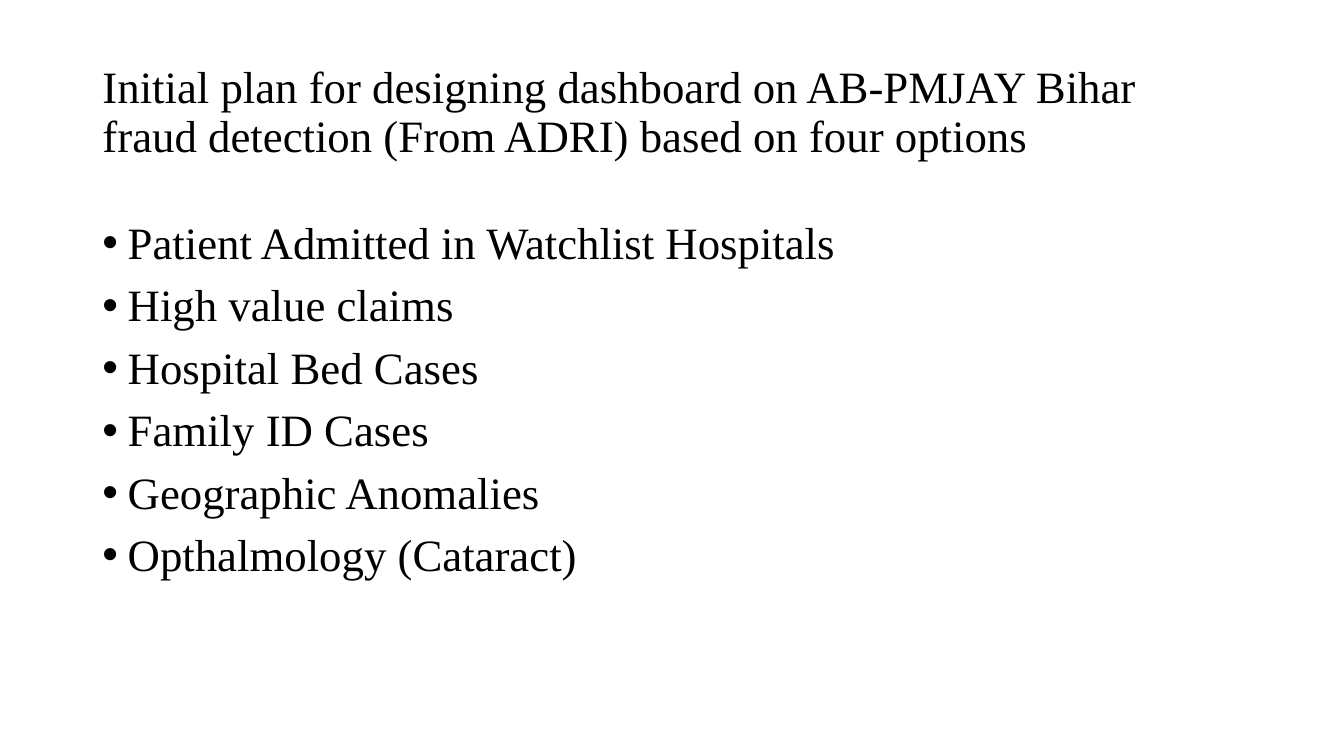
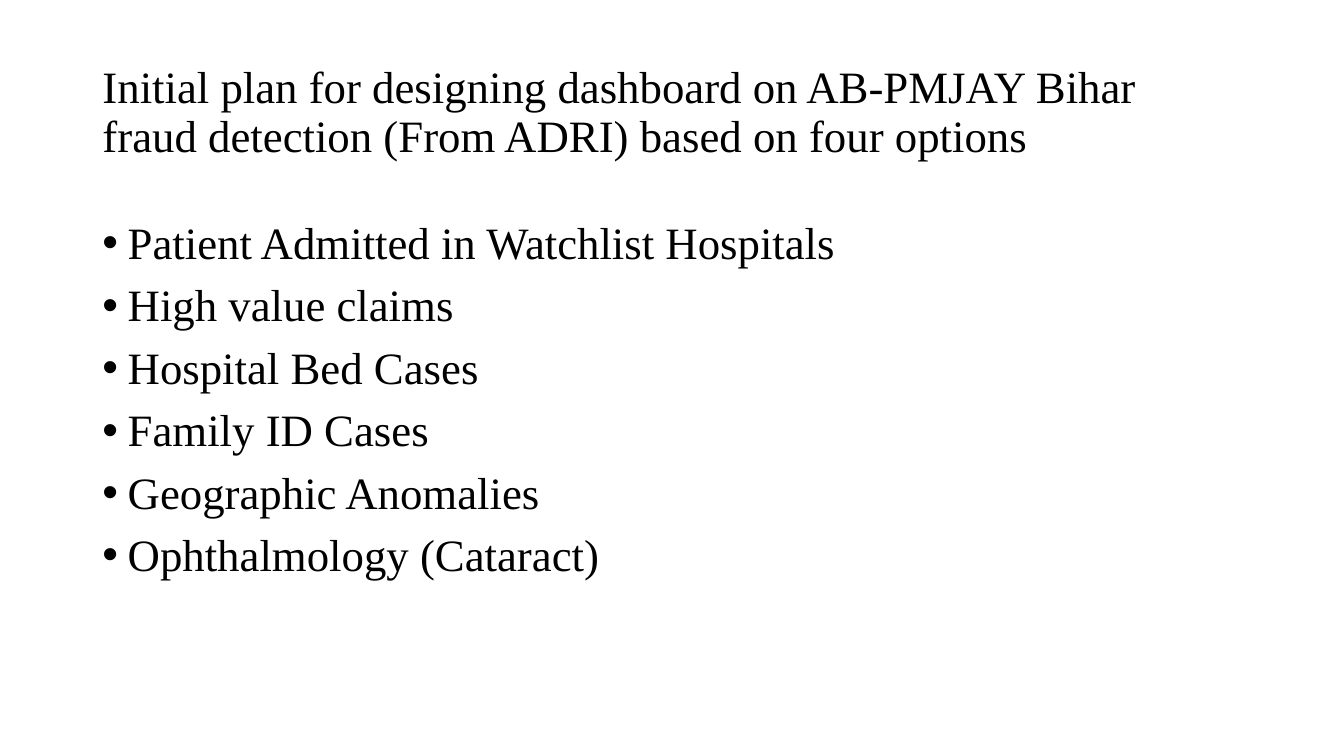
Before and after one commit to Sheepy01/pmjay_fraud_dashboard, a slide deck: slide 3 of Progress Presentation/Fraud_detection_dashboard_presentation_1.pptx (slide 7 before the commit). Drawn at 1344x756 pixels with LibreOffice and Linux fonts; fonts in the diff are those of the drawing. Boxes give left, top, right and bottom in pixels: in the first picture for what was removed or moved away, otherwise in the second. Text is boxed around its words. In the diff, an @@ line names an element or a change of style, - is before the commit and + after.

```diff
--- a/Progress Presentation/Fraud_detection_dashboard_presentation_1.pptx
+++ b/Progress Presentation/Fraud_detection_dashboard_presentation_1.pptx
@@ text at [128, 540, 599, 581]: text changed @@
-• Opthalmology (Cataract)
+• Ophthalmology (Cataract)
```
Also in this commit, not shown: 11 other slides changed, 6 slides removed, 17 other files.
